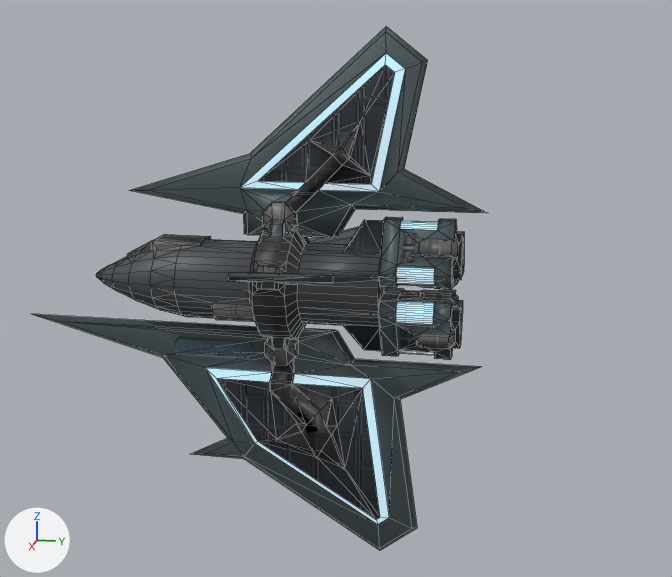
The Blender file Perspicacity/perspicacity.blend, before and after one commit.
The view is the same before and after, from a 50 mm camera at (12.13, 3.08, 2.98) aimed at (-0.11, 0.63, -0.08). Lighting does not change. The marker at lower left points along +X, +Y and +Z. Mesh edges are drawn as thin lines.

Names of what the first picture shows: 'base'.
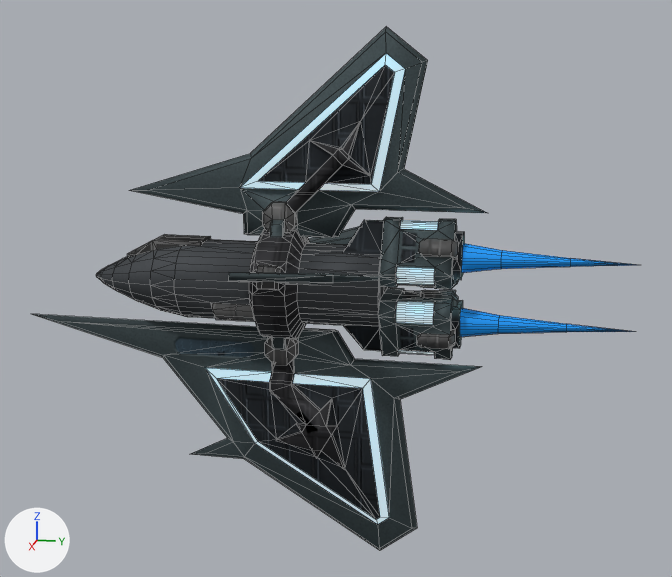
Commit message: Updated Thurion ships to use new parameters and glows.

Changed parts and their boxes (x1, y1, x2, y2) in the pictures (672 x 577 px):
'base', recoloured
    both: (46, 28, 487, 536)
'glow', added (blue)
    after: (460, 243, 634, 337)

Edits to the bpy script that builds the scene:
```text
Add img_glo_bake:
    img_glo_bake = load_image('GLO_bake', 'textures/GLO_bake.png', 1024, 1024, 'sRGB')
Add mat_base_glow:
    mat_base_glow = bpy.data.materials.new('base_glow')
    # uses the picture img_fighter05_diffuse_png
    # uses the picture img_fighter05_normal_png
    # uses the picture img_glo_bake
Add mat_engine_glow_thurion_solid:
    mat_engine_glow_thurion_solid = principled_material('engine_glow_thurion_solid')
    mat_engine_glow_thurion_solid.base_color = (0.0, 0.328, 1.0)  # blue #009bff
    mat_engine_glow_thurion_solid.roughness = 0.75
Add me_glow:
    me_glow.from_pydata(...)  # 56 vertices, 48 faces; spans x -1.22..1.22, y 0.0..0.41, z -4.01..-1.87
    me_glow.polygons.foreach_set('use_smooth', [True] * 48)
    me_glow.materials.append(mat_engine_glow_thurion_solid)  # its picture is missing
Change ob_base:
    remove ob_base.material_slots[0].link = 'OBJECT'; ob_base.material_slots[0].material = mat_base
    add ob_base.material_slots[0].link = 'OBJECT'; ob_base.material_slots[0].material = mat_base_glow
Add ob_glow:
    ob_glow = bpy.data.objects.new('glow', me_glow)
    ob_glow.location = (0.0, 0.0, 0.0)
    ob_glow.rotation_euler = (1.571, 1.571, 0.0)  # degrees (90, 90, 0)
    ob_glow.scale = (0.55, 0.55, 1.15)
    _m = ob_glow.modifiers.new('Mirror', 'MIRROR')
    _m.use_axis = (False, True, False)
```
